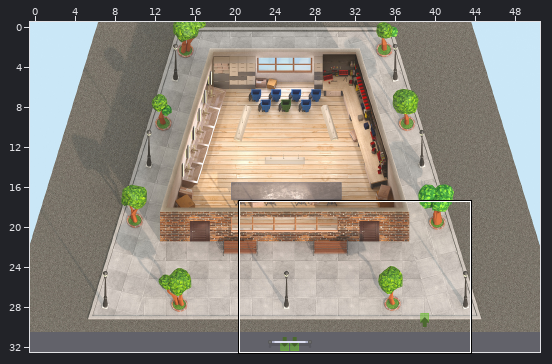
Tiled map (JSON), stored at recycling_corner.tmj. Above: a wide view before the commit, with the close-up outlined.
Close-up. Earlier state:
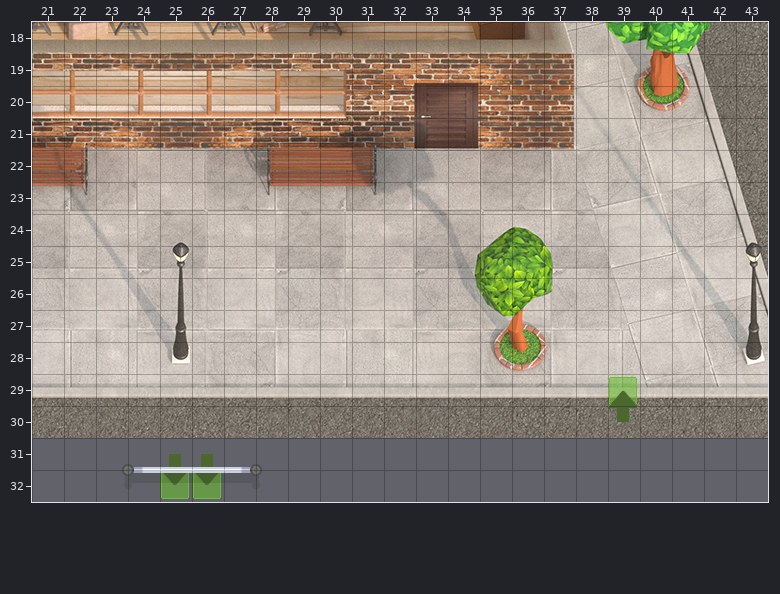
Cells are 32x32 px. Shown: x 21..43, y 18..32.
And afterwards:
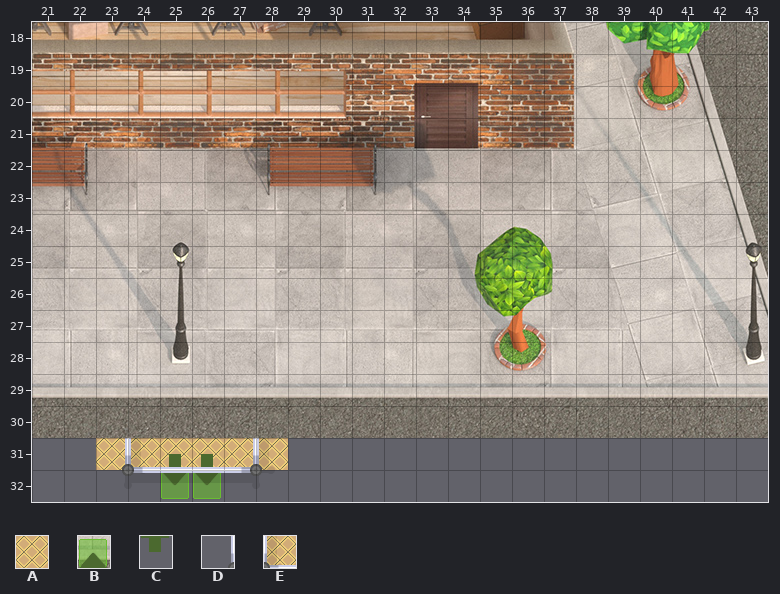
Key: from "Ground tiles": A 38, B 43, C 62; from "Sports elements": D 148, E 149.
_ is an empty cell.
Tiles of an added or newly shown layer are drawn over the layers below it.
See-through tiles are keyed as they look on the map.
What changed:
Layer "Door2_step" (now shown):
y 31: x 23..28 ______ -> AAAAAA
Layer "floor/Elements":
y 29: x 39 B -> _
y 30: x 39 C -> _
Layer "Door2_opened" (now shown):
y 31: x 23..24 __ -> DE; x 27..28 __ -> DE
Where, in picture pixels (left, top, right, bottom), the same in both close-ups:
removed: (609, 377, 637, 422)
added: (96, 438, 288, 470)
